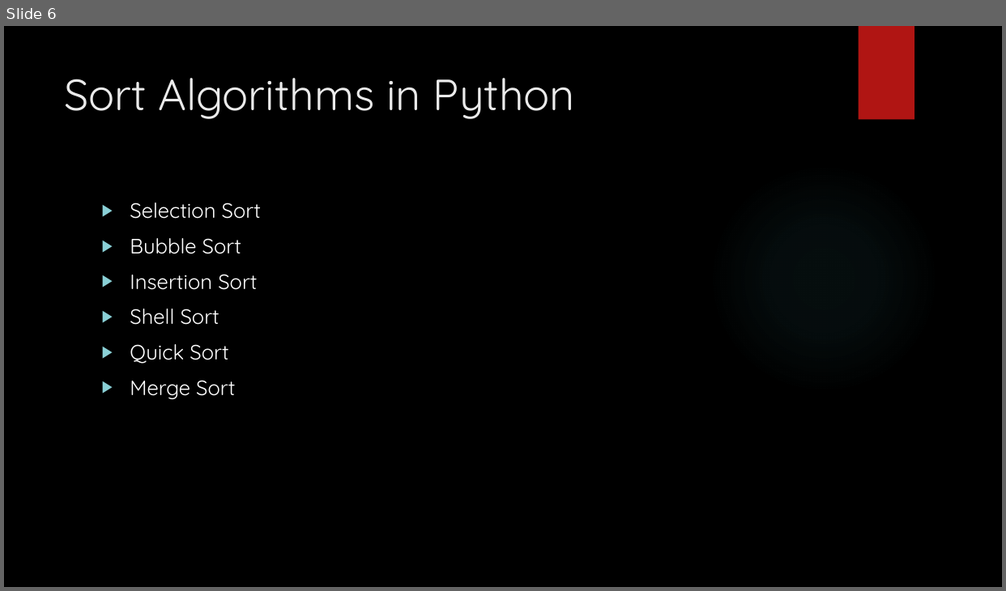
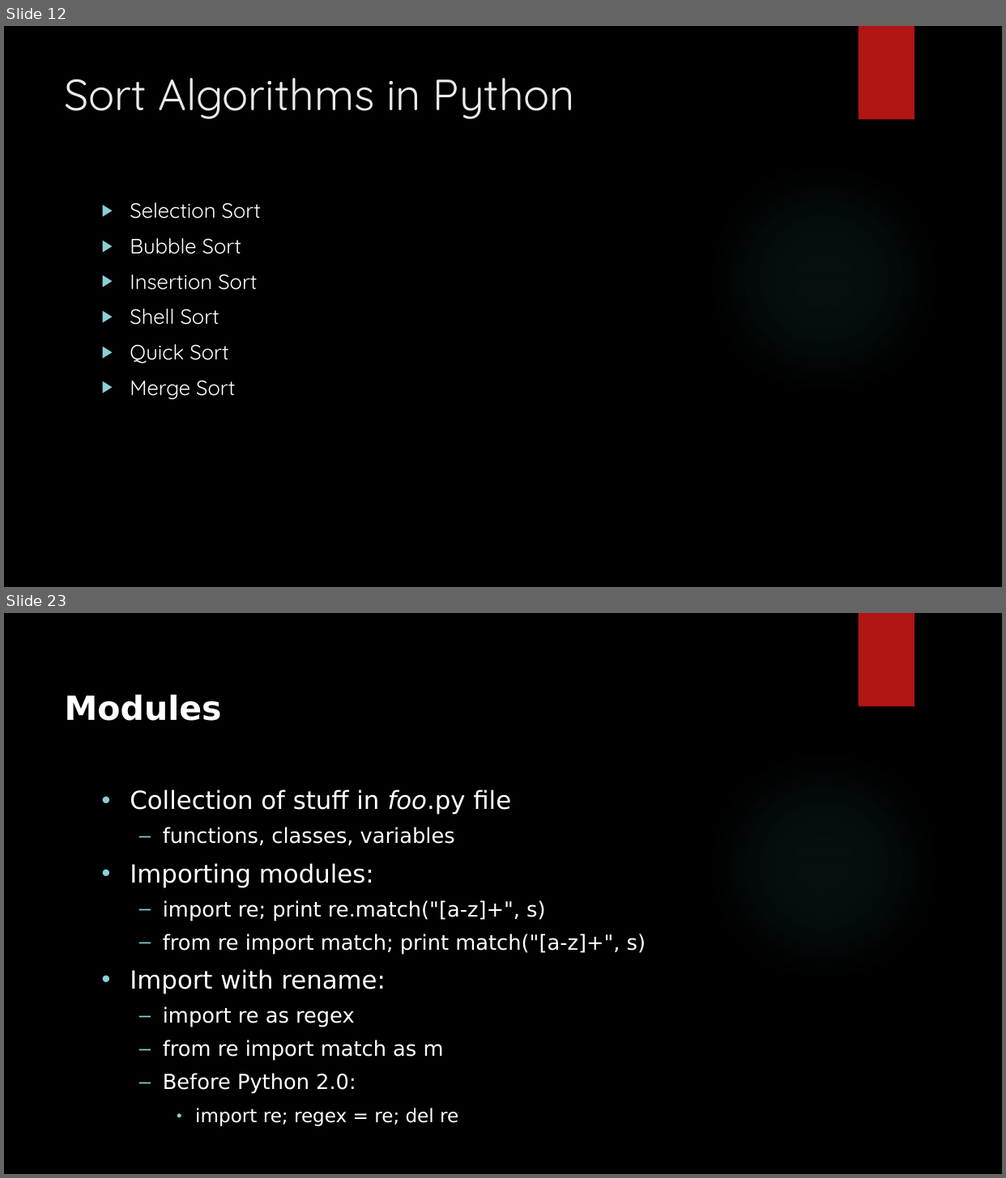
Before and after one commit to stargazingtech/build-discord-bots, a slide deck: build-discord-bots-with-Python.pptx. Shown one above the other, each under a label of ours: slide 6 before the commit, slides 12 and 23 after it; the slides between them are not shown. The pictures are 1006x591 and 1006x1178 pixels, drawn with LibreOffice and Linux fonts; fonts in the diff are those of the drawing; background and template pictures are left out. Boxes give left, top, right and bottom in pixels: in the first picture for what was removed or moved away, otherwise in the second. Text is boxed around its words. In the diff, an @@ line names an element or a change of style, - is before the commit and + after.

```diff
--- a/build-discord-bots-with-Python.pptx
+++ b/build-discord-bots-with-Python.pptx
@@ slide 23 added at [4,613,1002,1174], background picture (left out); not listed: 2 template elements that a slide beside it also shows @@
@@ title added at [65,694,222,721], 32 pt, text #FFFFFF, bold @@
+Modules
@@ text added at [130,790,646,1127], 20 pt, text #FFFFFF @@
+• Collection of stuff in foo.py file
+  – functions, classes, variables
+• Importing modules:
+  – import re; print re.match("[a-z]+", s)
+  – from re import match; print match("[a-z]+", s)
+• Import with rename:
+  – import re as regex
+  – from re import match as m
+  – Before Python 2.0:
+    • import re; regex = re; del re
@@ what was slide 6 is now slide 12 @@
```
Also in this commit, not shown: 1 slide changed, 17 other slides added.
